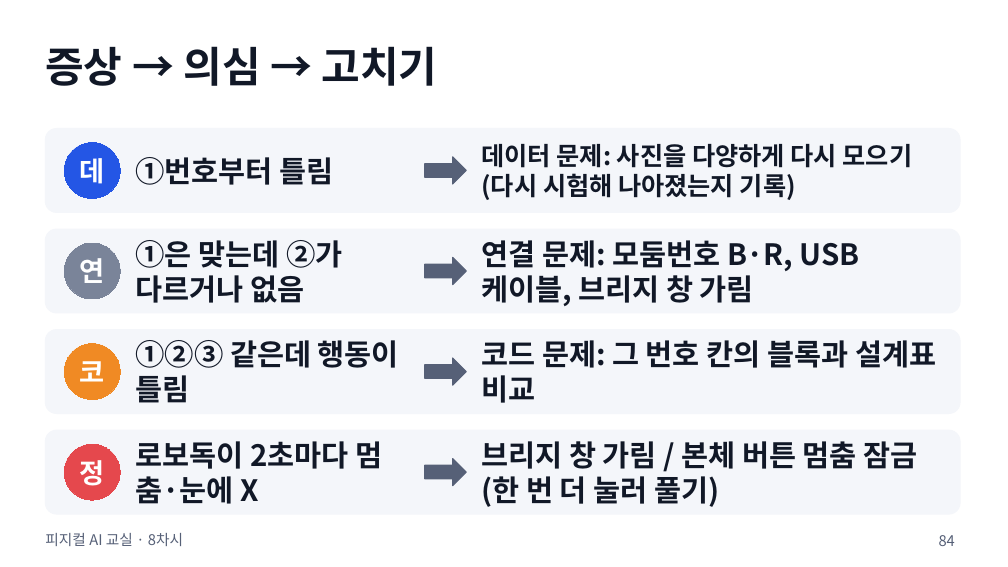
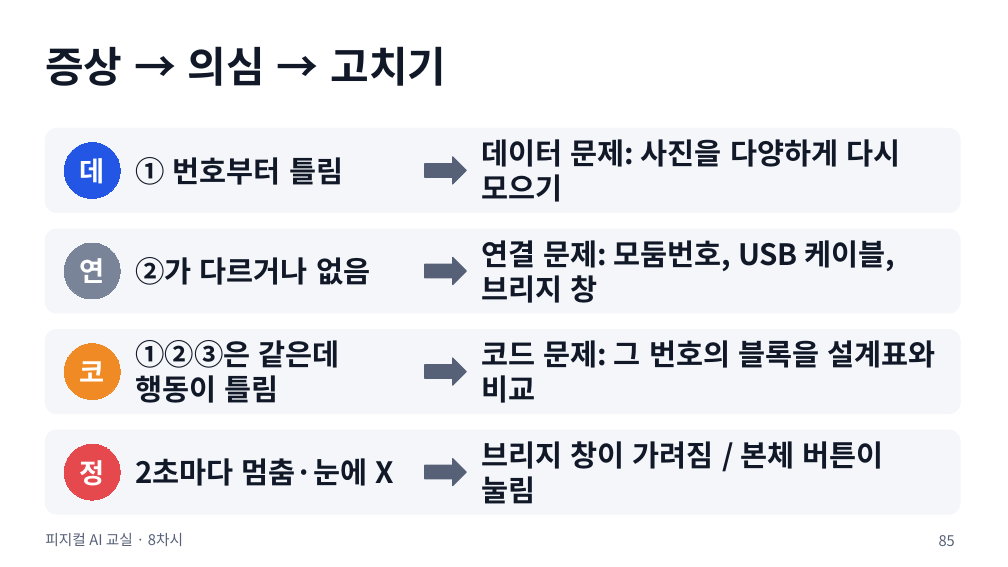
Before and after one commit to boundaryx01-uniquelife/microbit, a slide deck: slide 85 of materials/8차시_전체형/8차시_수업슬라이드.pptx (slide 84 before the commit). Drawn at 1008x567 pixels with LibreOffice and Linux fonts; fonts in the diff are those of the drawing. Boxes give left, top, right and bottom in pixels: in the first picture for what was removed or moved away, otherwise in the second. Text is boxed around its words. In the diff, an @@ line names an element or a change of style, - is before the commit and + after.

```diff
--- a/materials/8차시_전체형/8차시_수업슬라이드.pptx
+++ b/materials/8차시_전체형/8차시_수업슬라이드.pptx
@@ text at (481, 139, 900, 202): text changed; size 24 to 28 pt @@
-데이터 문제: 사진을 다양하게 다시 모으기(다시 시험해 나아졌는지 기록)
+데이터 문제: 사진을 다양하게 다시 모으기
@@ text at (135, 157, 343, 185): spaces changed @@
-①번호부터 틀림
+① 번호부터 틀림
@@ text at (135, 257, 370, 285): text changed @@
-①은 맞는데 ②가 다르거나 없음
+②가 다르거나 없음
@@ text at (481, 240, 896, 303): text changed @@
-연결 문제: 모둠번호 B·R, USB 케이블, 브리지 창 가림
+연결 문제: 모둠번호, USB 케이블, 브리지 창
@@ text at (135, 340, 340, 403): text changed @@
-①②③ 같은데 행동이 틀림
+①②③은 같은데 행동이 틀림
@@ text at (481, 340, 936, 403): text changed @@
-코드 문제: 그 번호 칸의 블록과 설계표 비교
+코드 문제: 그 번호의 블록을 설계표와 비교
@@ text at (481, 441, 883, 504): text changed @@
-브리지 창 가림 / 본체 버튼 멈춤 잠금(한 번 더 눌러 풀기)
+브리지 창이 가려짐 / 본체 버튼이 눌림
@@ text at (135, 458, 394, 486): text changed @@
-로보독이 2초마다 멈춤·눈에 X
+2초마다 멈춤·눈에 X
@@ page number at (939, 535, 955, 546): text changed @@
-84
+85
```
Also in this commit, not shown: 34 other slides changed, 1 slide added, 23 other files.
